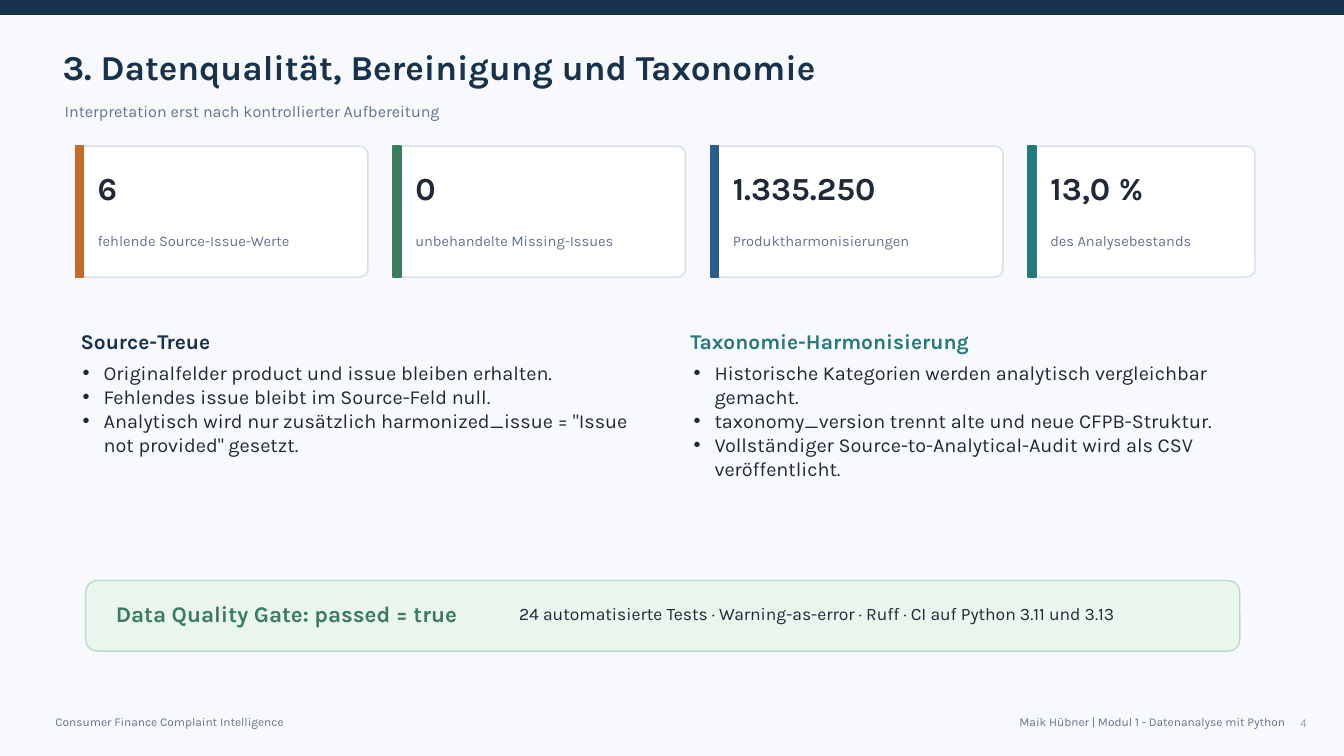
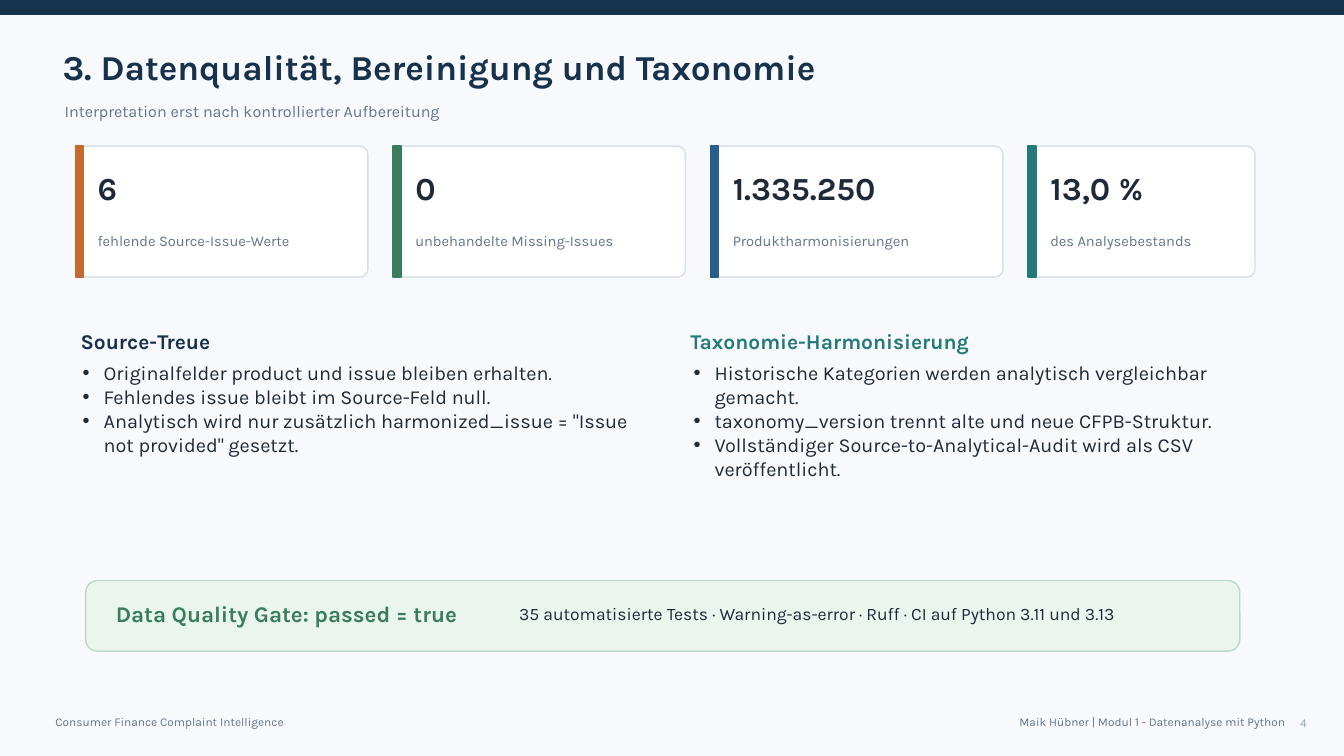
Before and after one commit to Maik-Huebner/consumer-finance-complaint-intelligence, a slide deck: slide 4 of presentation/consumer_finance_complaint_intelligence_presentation.pptx. Drawn at 1344x756 pixels with LibreOffice and Linux fonts; fonts in the diff are those of the drawing. Boxes give left, top, right and bottom in pixels: in the first picture for what was removed or moved away, otherwise in the second. Text is boxed around its words. In the diff, an @@ line names an element or a change of style, - is before the commit and + after.

```diff
--- a/presentation/consumer_finance_complaint_intelligence_presentation.pptx
+++ b/presentation/consumer_finance_complaint_intelligence_presentation.pptx
@@ text at (x1=519, y1=608, x2=1115, y2=625): text changed @@
-24 automatisierte Tests · Warning-as-error · Ruff · CI auf Python 3.11 und 3.13
+35 automatisierte Tests · Warning-as-error · Ruff · CI auf Python 3.11 und 3.13
```
Also in this commit, not shown: 1 other slide changed, 41 other files.
